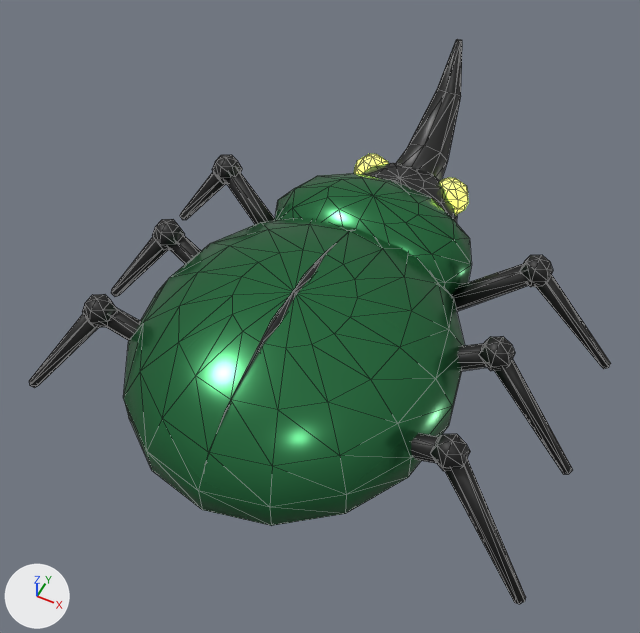
A saved change to the glTF model assets-src/escarabajo/escarabajo_raw.glb.
Rendered twice from a 50 mm lens placed at (1.41, -2.85, 4.08), pointed at (-0.05, 0.08, 0.42). The lights are fixed; the arrows at lower left show +X, +Y and +Z. The first picture is the older version. Mesh edges are drawn as thin lines.

In view in the first picture: 'Escarabajo'.
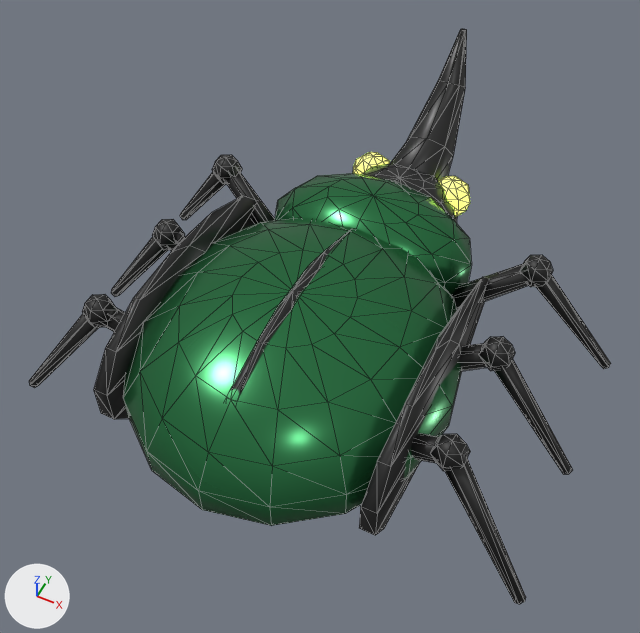
What the commit changed:
Material 'Shine' (mat_shine) is new.
Its base color is (0.0648, 0.578, 0.188) (green #48c878).
Its roughness is 0.22.
me_escarabajo is used by ob_escarabajo; location (0.0, 0.0, 0.0).
me_escarabajo had 714 vertices, 1328 faces and spanned x -1.47..1.47, y -1.25..1.88, z 0.01..1.18.
me_escarabajo now has 825 vertices, 1534 faces and spans x -1.47..1.47, y -1.25..1.94, z 0.01..1.23.
me_escarabajo part 1: a new loose piece, a UV sphere (7 segments, 8 rings, poles along z) spanning x -0.09..0.09, y -1.16..0.61, z 0.03..1.03, in mat_dark (black #1c1c1c).
me_escarabajo part 2: a new loose piece, a UV sphere (5 segments, 7 rings, poles along z) spanning x -0.78..-0.66, y -0.99..0.6, z 0.06..0.94, in mat_dark (black #1c1c1c).
me_escarabajo part 3: a new loose piece, a UV sphere (5 segments, 7 rings, poles along z) spanning x 0.66..0.78, y -0.99..0.6, z 0.06..0.94, in mat_dark (black #1c1c1c).
me_escarabajo part 4: a new loose piece, an icosphere of 80 faces spanning x -0.39..-0.13, y 1.09..1.35, z 0.4..0.66, in mat_eye (green #d0ff60, glowing green #d0ff60).
me_escarabajo part 5: a new loose piece, an icosphere of 80 faces spanning x 0.13..0.39, y 1.09..1.35, z 0.4..0.66, in mat_eye (green #d0ff60, glowing green #d0ff60).
me_escarabajo part 6: the loose piece of 32 vertices spanning x -0.19..0.19, y 1.07..1.88, z 0.3..1.18 is rebuilt with 32 vertices and now spans x -0.22..0.22, y 1.07..1.94, z 0.27..1.23.
me_escarabajo part 7: the loose piece of 44 vertices spanning x -0.06..0.06, y -1.24..0.6, z 0.04..1.02 is deleted.
me_escarabajo part 8: the loose piece of 42 vertices spanning x 0.14..0.38, y 1.1..1.34, z 0.41..0.65 is deleted.
me_escarabajo part 9: the loose piece of 42 vertices spanning x -0.38..-0.14, y 1.1..1.34, z 0.41..0.65 is deleted.
Other edits to the shape of me_escarabajo do not show in these pictures.
me_escarabajo gains material mat_shine (green #48c878).

Pixel boxes [x1, y1, x2, y2] of what changed, in the pictures (640 x 633 px):
'Escarabajo', reshaped: before [29, 39, 611, 604]; after [29, 29, 611, 604]
part 1 of me_escarabajo, added (mostly hidden): after [231, 229, 353, 394]
part 2 of me_escarabajo, added (black): after [94, 196, 257, 419]
part 3 of me_escarabajo, added: after [359, 277, 488, 535]
part 4 of me_escarabajo, added: after [353, 152, 390, 174]
part 5 of me_escarabajo, added: after [439, 176, 470, 217]
part 6 of me_escarabajo, rebuilt (16% wider, 6% taller): before [396, 39, 462, 181]; after [390, 29, 467, 180]
part 7 of me_escarabajo, deleted (mostly hidden): before [204, 238, 342, 468]
part 8 of me_escarabajo, deleted: before [439, 178, 468, 215]
part 9 of me_escarabajo, deleted: before [354, 154, 389, 174]
